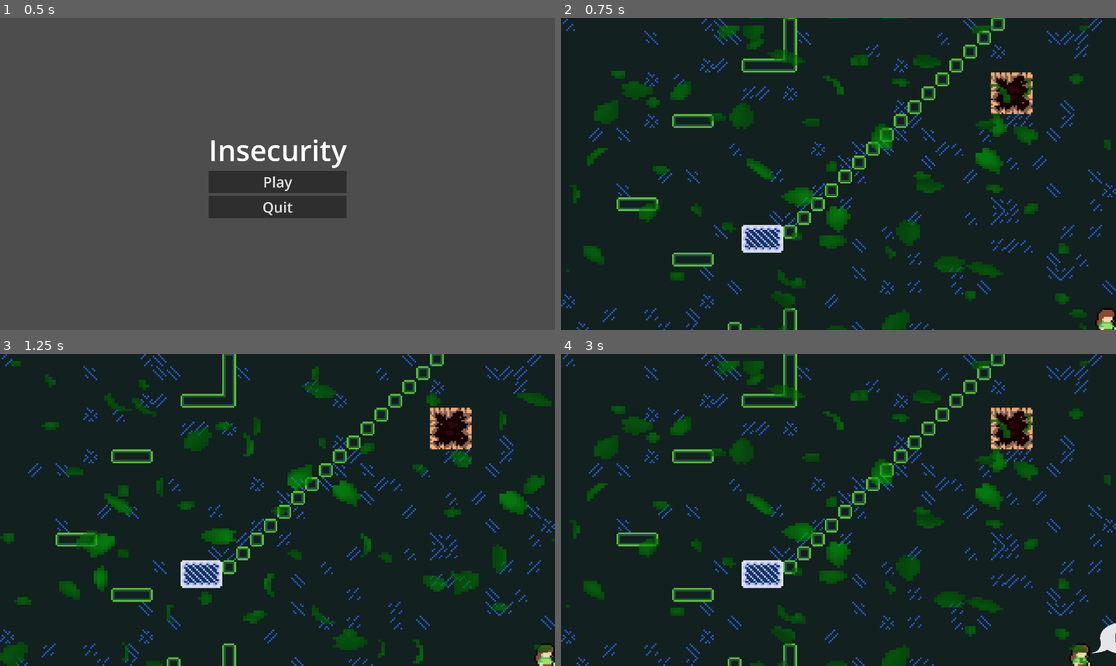
Above: before the commit, frames 1-4 (two rows, left to right).
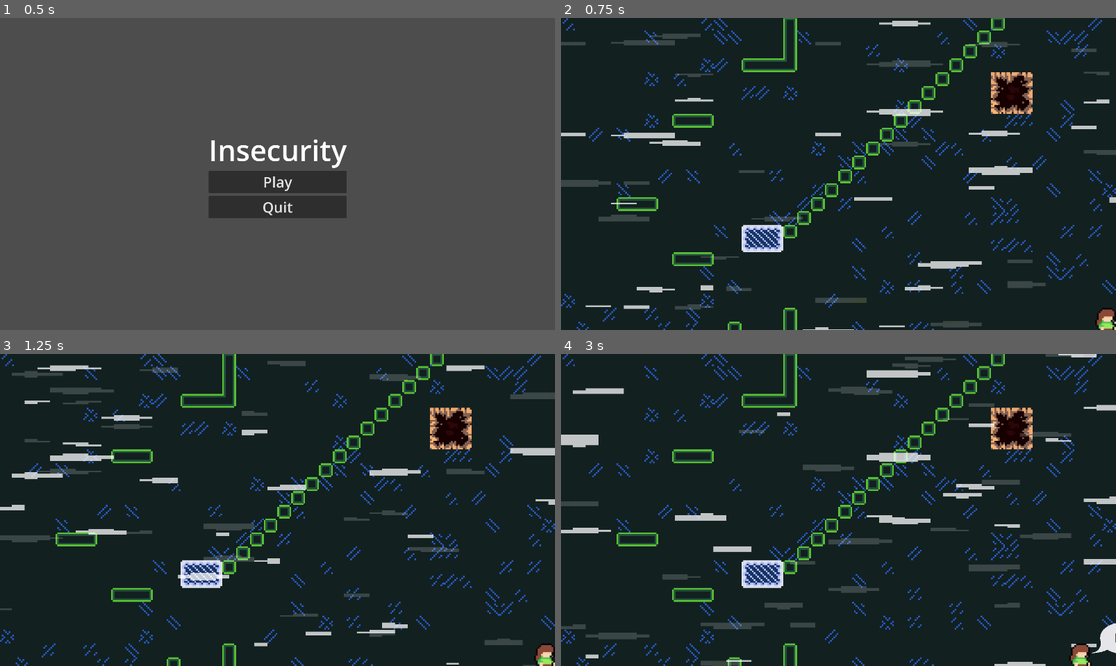
Above: after the commit, the same moments.

Repository: Arkcorner/Insecurity
Game: Godot game, scene res://UI/scenes/main_menu.tscn
Two runs of this game, one before a commit and one after it. Both use one fixed random seed, a clock stepped at 60 frames per second and the inputs below.
Inputs (mouse positions are in pixels of both pictures, inside the frame that each line leads up to):
- Up to frame 1 (0.5 s): no input
- Up to frame 2 (0.75 s): click "Play" at 0.5 s
- Up to frame 3 (1.25 s): no input
- Up to frame 4 (3 s): tap Enter (ui_accept) at 1.25, 1.52, 2.27 s; move the mouse to (960, 494) at 1.27 s; hold Ctrl (crouch) 1.28-2.03 s; hold Right (ui_right) 1.28-2.78 s; click (960, 494) at 1.42 s; move the mouse to (727, 525) at 2.02 s; tap C (dash) at 2.1 s; move the mouse to (894, 441) at 2.77 s; hold Left (ui_left) from 2.78 s (still down); tap E (interact) at 2.85 s

Frame 1 is identical in both runs. In frame 2, 13% of the frame differs, in the area x 0-100%, y 0-100%; in frame 3, 11%; in frame 4, 12%.

Commit message:
Music and wind update

Diff:
--- a/scenes/Level_1.tscn
+++ b/scenes/Level_1.tscn
@@ -32,6 +32,7 @@
 [ext_resource type="Texture2D" uid="uid://bf13jc48wp16b" path="res://assets/Art/Overlays/Snow/Layer 19.png" id="26_3vg1h"]
 [ext_resource type="Texture2D" uid="uid://c8r6s8gk1ivkj" path="res://assets/Art/Overlays/Snow/Layer 20.png" id="27_lipip"]
 [ext_resource type="PackedScene" uid="uid://blhdidvbtycjy" path="res://scenes/pedals.tscn" id="30_3m3la"]
+[ext_resource type="AudioStream" uid="uid://8fr0xgy4slkt" path="res://assets/Music/Page soundtracks/Rainy pursuit - forest (storm).mp3" id="33_b7en6"]
 
 [sub_resource type="TileSetAtlasSource" id="TileSetAtlasSource_88cs2"]
 texture = ExtResource("2_e2chq")
@@ -1805,6 +1806,9 @@
 format = 2
 layer_0/tile_data = PackedInt32Array(131071, 65538, 2, 65536, 65538, 2, 65537, 65538, 2, 65538, 65538, 2, 65539, 65538, …(3242 unchanged characters)…
 
+[node name="Wind" parent="Map" instance=ExtResource("9_6tlli")]
+position = Vector2(160, -86)
+
 [node name="Player" parent="Map" instance=ExtResource("1_nn20y")]
 top_level = true
 texture_filter = 1
@@ -1814,28 +1818,37 @@
 position = Vector2(45, -14)
 zoom = Vector2(6, 6)
 position_smoothing_enabled = true
+position_smoothing_speed = 8.0
 script = ExtResource("7_hdac4")
 
 [node name="Snow" parent="Map/Player/Transition_camera" instance=ExtResource("8_1swry")]
 
 [node name="Snow_middle" parent="Map/Player/Transition_camera/Snow" index="0"]
 sprite_frames = SubResource("SpriteFrames_s7y40")
+frame_progress = 0.0
 
 [node name="Snow_left" parent="Map/Player/Transition_camera/Snow" index="1"]
 sprite_frames = SubResource("SpriteFrames_s7y40")
+frame = 0
+frame_progress = 0.0
 
 [node name="Snow_up" parent="Map/Player/Transition_camera/Snow" index="2"]
 sprite_frames = SubResource("SpriteFrames_s7y40")
+frame = 0
+frame_progress = 0.0
 
 [node name="Snow_down" parent="Map/Player/Transition_camera/Snow" index="3"]
 sprite_frames = SubResource("SpriteFrames_s7y40")
+frame = 0
+frame_progress = 0.0
 
 [node name="Snow_right" parent="Map/Player/Transition_camera/Snow" index="4"]
 sprite_frames = SubResource("SpriteFrames_s7y40")
-
-[node name="Wind_placeholder" parent="Map/Player/Transition_camera" instance=ExtResource("9_6tlli")]
+frame = 0
+frame_progress = 0.0
 
 [node name="Pedals" parent="Map/Player/Transition_camera" instance=ExtResource("30_3m3la")]
+visible = false
 
 [node name="Interactables" type="TileMap" parent="."]
 texture_filter = 1
@@ -1862,6 +1875,12 @@
 visible = false
 color = Color(0.447059, 0.843137, 1, 0.705882)
 
+[node name="AudioStreamPlayer" type="AudioStreamPlayer" parent="."]
+process_mode = 3
+stream = ExtResource("33_b7en6")
+volume_db = -15.045
+autoplay = true
+
+[editable path="Map/Wind"]
 [editable path="Map/Player/Transition_camera/Snow"]
-[editable path="Map/Player/Transition_camera/Wind_placeholder"]
 [editable path="Map/Player/Transition_camera/Pedals"]
--- a/scenes/wind_placeholder.tscn
+++ b/scenes/wind_placeholder.tscn
@@ -1,54 +1,159 @@
-[gd_scene load_steps=2 format=3 uid="uid://bbynxnkb5r1c"]
+[gd_scene load_steps=22 format=3 uid="uid://bbynxnkb5r1c"]
 
-[sub_resource type="SpriteFrames" id="SpriteFrames_mspsj"]
+[ext_resource type="Texture2D" uid="uid://dpaos0v0deh4r" path="res://assets/Art/Overlays/Snow/Layer 1.png" id="5_yb6vr"]
+[ext_resource type="Texture2D" uid="uid://jgjfpytj44de" path="res://assets/Art/Overlays/Snow/Layer 2.png" id="6_igoud"]
+[ext_resource type="Texture2D" uid="uid://cf42o6pirp2vx" path="res://assets/Art/Overlays/Snow/Layer 3.png" id="7_2tox2"]
+[ext_resource type="Texture2D" uid="uid://idko0nan6m88" path="res://assets/Art/Overlays/Snow/Layer 4.png" id="8_k7aw0"]
+[ext_resource type="Texture2D" uid="uid://cslecy3lchyhx" path="res://assets/Art/Overlays/Snow/Layer 5.png" id="9_6o1w5"]
+[ext_resource type="Texture2D" uid="uid://chdln4w7kuhgw" path="res://assets/Art/Overlays/Snow/Layer 6.png" id="10_0gpwm"]
+[ext_resource type="Texture2D" uid="uid://ior5aroalelt" path="res://assets/Art/Overlays/Snow/Layer 7.png" id="11_iqmjl"]
+[ext_resource type="Texture2D" uid="uid://dbvhg0d372cwu" path="res://assets/Art/Overlays/Snow/Layer 8.png" id="12_xlhto"]
+[ext_resource type="Texture2D" uid="uid://cflefiv61dvo2" path="res://assets/Art/Overlays/Snow/Layer 9.png" id="13_akkx7"]
+[ext_resource type="Texture2D" uid="uid://bp6pamtvpj7vm" path="res://assets/Art/Overlays/Snow/Layer 10.png" id="14_0uavc"]
+[ext_resource type="Texture2D" uid="uid://lho3v22qk320" path="res://assets/Art/Overlays/Snow/Layer 11.png" id="15_1xvlr"]
+[ext_resource type="Texture2D" uid="uid://bwivtqhiw84mg" path="res://assets/Art/Overlays/Snow/Layer 12.png" id="16_t44pc"]
+[ext_resource type="Texture2D" uid="uid://soy58mwryvwh" path="res://assets/Art/Overlays/Snow/Layer 13.png" id="17_y7nb4"]
+[ext_resource type="Texture2D" uid="uid://cer2os02b8lf0" path="res://assets/Art/Overlays/Snow/Layer 14.png" id="18_6jha4"]
+[ext_resource type="Texture2D" uid="uid://bni7ggghkcomh" path="res://assets/Art/Overlays/Snow/Layer 15.png" id="19_dohy8"]
+[ext_resource type="Texture2D" uid="uid://r7ibwoff3fh0" path="res://assets/Art/Overlays/Snow/Layer 16.png" id="20_nb5sf"]
+[ext_resource type="Texture2D" uid="uid://f3dg68m1451" path="res://assets/Art/Overlays/Snow/Layer 17.png" id="21_nej8v"]
+[ext_resource type="Texture2D" uid="uid://cqdd64htbsoau" path="res://assets/Art/Overlays/Snow/Layer 18.png" id="22_q45bl"]
+[ext_resource type="Texture2D" uid="uid://bf13jc48wp16b" path="res://assets/Art/Overlays/Snow/Layer 19.png" id="23_1bi01"]
+[ext_resource type="Texture2D" uid="uid://c8r6s8gk1ivkj" path="res://assets/Art/Overlays/Snow/Layer 20.png" id="24_fo5se"]
+
+[sub_resource type="SpriteFrames" id="SpriteFrames_jbhpi"]
 animations = [{
 "frames": [{
 "duration": 1.0,
-"texture": null
+"texture": ExtResource("5_yb6vr")
 }, {
 "duration": 1.0,
-"texture": null
+"texture": ExtResource("6_igoud")
 }, {
 "duration": 1.0,
-"texture": null
+"texture": ExtResource("7_2tox2")
 }, {
 "duration": 1.0,
-"texture": null
+"texture": ExtResource("8_k7aw0")
+}, {
+"duration": 1.0,
+"texture": ExtResource("9_6o1w5")
+}, {
+"duration": 1.0,
+"texture": ExtResource("10_0gpwm")
+}, {
+"duration": 1.0,
+"texture": ExtResource("11_iqmjl")
+}, {
+"duration": 1.0,
+"texture": ExtResource("12_xlhto")
+}, {
+"duration": 1.0,
+"texture": ExtResource("13_akkx7")
+}, {
+"duration": 1.0,
+"texture": ExtResource("14_0uavc")
+}, {
+"duration": 1.0,
+"texture": ExtResource("15_1xvlr")
+}, {
+"duration": 1.0,
+"texture": ExtResource("16_t44pc")
+}, {
+"duration": 1.0,
+"texture": ExtResource("17_y7nb4")
+}, {
+"duration": 1.0,
+"texture": ExtResource("18_6jha4")
+}, {
+"duration": 1.0,
+"texture": ExtResource("19_dohy8")
+}, {
+"duration": 1.0,
+"texture": ExtResource("20_nb5sf")
+}, {
+"duration": 1.0,
+"texture": ExtResource("21_nej8v")
+}, {
+"duration": 1.0,
+"texture": ExtResource("22_q45bl")
+}, {
+"duration": 1.0,
+"texture": ExtResource("23_1bi01")
+}, {
+"duration": 1.0,
+"texture": ExtResource("24_fo5se")
 }],
 "loop": true,
 "name": &"default",
-"speed": 20.0
+"speed": 19.0
 }]
 
 [node name="Wind_placeholder" type="Node2D"]
 scale = Vector2(0.8, 0.6)
 
-[node name="Wind_middle" type="AnimatedSprite2D" parent="."]
+[node name="Wind" type="AnimatedSprite2D" parent="."]
+modulate = Color(1, 1, 1, 0.172549)
 texture_filter = 1
-position = Vector2(16.7539, 0.450897)
+position = Vector2(140, -82.5)
 rotation = 1.5708
-scale = Vector2(-1.68114, 6.36457)
-sprite_frames = SubResource("SpriteFrames_mspsj")
+scale = Vector2(1.59722, 9.20815)
+sprite_frames = SubResource("SpriteFrames_jbhpi")
 autoplay = "default"
-frame = 2
-frame_progress = 0.51234
+frame_progress = 0.523235
+speed_scale = 1.645
 
-[node name="Wind_middle2" type="AnimatedSprite2D" parent="."]
+[node name="Wind_vertical_flipped_lower_opacity" type="AnimatedSprite2D" parent="."]
+modulate = Color(1, 1, 1, 0.741176)
 texture_filter = 1
-position = Vector2(16.7539, 0.450897)
+position = Vector2(140, -82.5)
 rotation = 1.5708
-scale = Vector2(3.03065, 3.25609)
-sprite_frames = SubResource("SpriteFrames_mspsj")
+scale = Vector2(-1.76479, 9.20815)
+sprite_frames = SubResource("SpriteFrames_jbhpi")
 autoplay = "default"
-frame = 1
-frame_progress = 0.0526758
+frame_progress = 0.461086
+speed_scale = 1.645
 
-[node name="Wind_middle3" type="AnimatedSprite2D" parent="."]
+[node name="Wind2" type="AnimatedSprite2D" parent="."]
+modulate = Color(1, 1, 1, 0.172549)
 texture_filter = 1
-position = Vector2(52.7487, -18.6373)
+position = Vector2(143.346, -766.329)
 rotation = 1.5708
-scale = Vector2(-0.860276, 3.56464)
-sprite_frames = SubResource("SpriteFrames_mspsj")
+scale = Vector2(1.59722, 9.20815)
+sprite_frames = SubResource("SpriteFrames_jbhpi")
 autoplay = "default"
-frame = 2
-frame_progress = 0.368399
+frame_progress = 0.535528
+speed_scale = 1.645
+
+[node name="Wind_vertical_flipped_lower_opacity2" type="AnimatedSprite2D" parent="."]
+modulate = Color(1, 1, 1, 0.741176)
+texture_filter = 1
+position = Vector2(143.885, -768.77)
+rotation = 1.5708
+scale = Vector2(-1.76479, 9.20815)
+sprite_frames = SubResource("SpriteFrames_jbhpi")
+autoplay = "default"
+frame_progress = 0.788601
+speed_scale = 1.645
+
+[node name="Wind3" type="AnimatedSprite2D" parent="."]
+modulate = Color(1, 1, 1, 0.172549)
+texture_filter = 1
+position = Vector2(129.976, 602.727)
+rotation = 1.5708
+scale = Vector2(1.59722, 9.20815)
+sprite_frames = SubResource("SpriteFrames_jbhpi")
+autoplay = "default"
+frame_progress = 0.497241
+speed_scale = 1.645
+
+[node name="Wind_vertical_flipped_lower_opacity3" type="AnimatedSprite2D" parent="."]
+modulate = Color(1, 1, 1, 0.741176)
+texture_filter = 1
+position = Vector2(129.976, 602.728)
+rotation = 1.5708
+scale = Vector2(-1.76479, 9.20815)
+sprite_frames = SubResource("SpriteFrames_jbhpi")
+autoplay = "default"
+frame_progress = 0.998224
+speed_scale = 1.645
Not shown, removed: assets/Music/Mouse_click_menu.mp3.import
Not shown, added: assets/Music/Other/Mouse_click_menu.mp3.import
Not shown, added: assets/Music/Page soundtracks/Rainy pursuit - forest (storm).mp3.import
Not shown: 1 places in scenes/Level_1.tscn that only renumber resources
Not shown, added: assets/Music/Other/Mouse_click_menu.mp3
Not shown, added: assets/Music/Page soundtracks/Rainy pursuit - forest (storm) song (demo that lacks a solo guitar on it and the harmonica) (1).m4a
Not shown, added: assets/Music/Page soundtracks/Rainy pursuit - forest (storm).mp3
